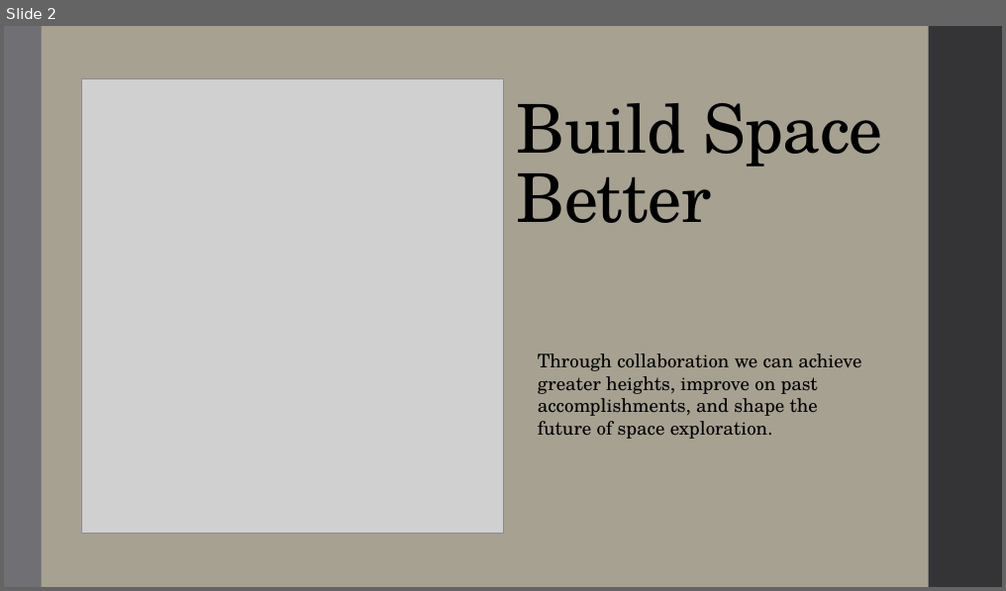
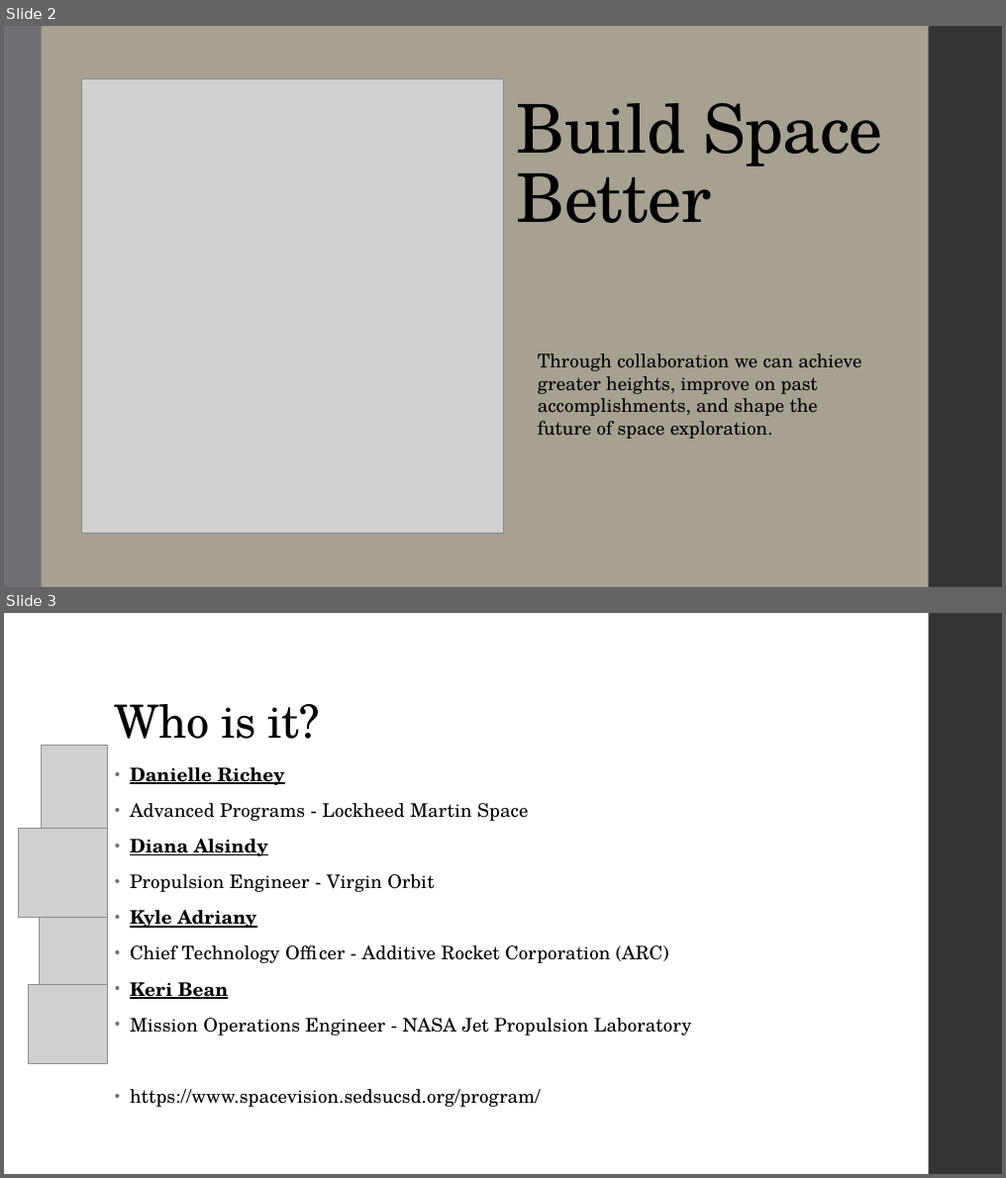
Before and after one commit to Maeswoon/UNHSEDS, a slide deck: Reports and Presentations/Presentations/Space Vision 2018.pptx. Shown one above the other, each under a label of ours: slide 2 before the commit, slides 2 and 3 after it. The pictures are 1006x591 and 1006x1178 pixels, drawn with LibreOffice and Linux fonts; fonts in the diff are those of the drawing; grey boxes stand for pictures. Boxes give left, top, right and bottom in pixels: in the first picture for what was removed or moved away, otherwise in the second. Text is boxed around its words. In the diff, an @@ line names an element or a change of style, - is before the commit and + after.

Commit message:
more space v

```diff
--- a/Reports and Presentations/Presentations/Space Vision 2018.pptx
+++ b/Reports and Presentations/Presentations/Space Vision 2018.pptx
@@ slide 3 added at <box>4,613,1002,1174</box>, background #FFFFFF; not listed: 1 template element that a slide beside it also shows @@
@@ title added at <box>115,704,320,739</box>, 44 pt, text #000000 @@
+Who is it?
@@ picture added at <box>42,746,107,829</box> @@
@@ text added at <box>130,767,692,1107</box>, 18 pt, text #000000 @@
+• Danielle Richey
+• Advanced Programs - Lockheed Martin Space
+• Diana Alsindy
+• Propulsion Engineer - Virgin Orbit
+• Kyle Adriany
+• Chief Technology Officer - Additive Rocket Corporation (ARC)
+• Keri Bean
+• Mission Operations Engineer - NASA Jet Propulsion Laboratory
+• https://www.spacevision.sedsucsd.org/program/
@@ picture added at <box>19,829,107,917</box> @@
@@ picture added at <box>40,917,107,985</box> @@
@@ picture added at <box>28,985,107,1064</box> @@
```
Also in this commit, not shown: 3 slides changed, 2 other slides added.
